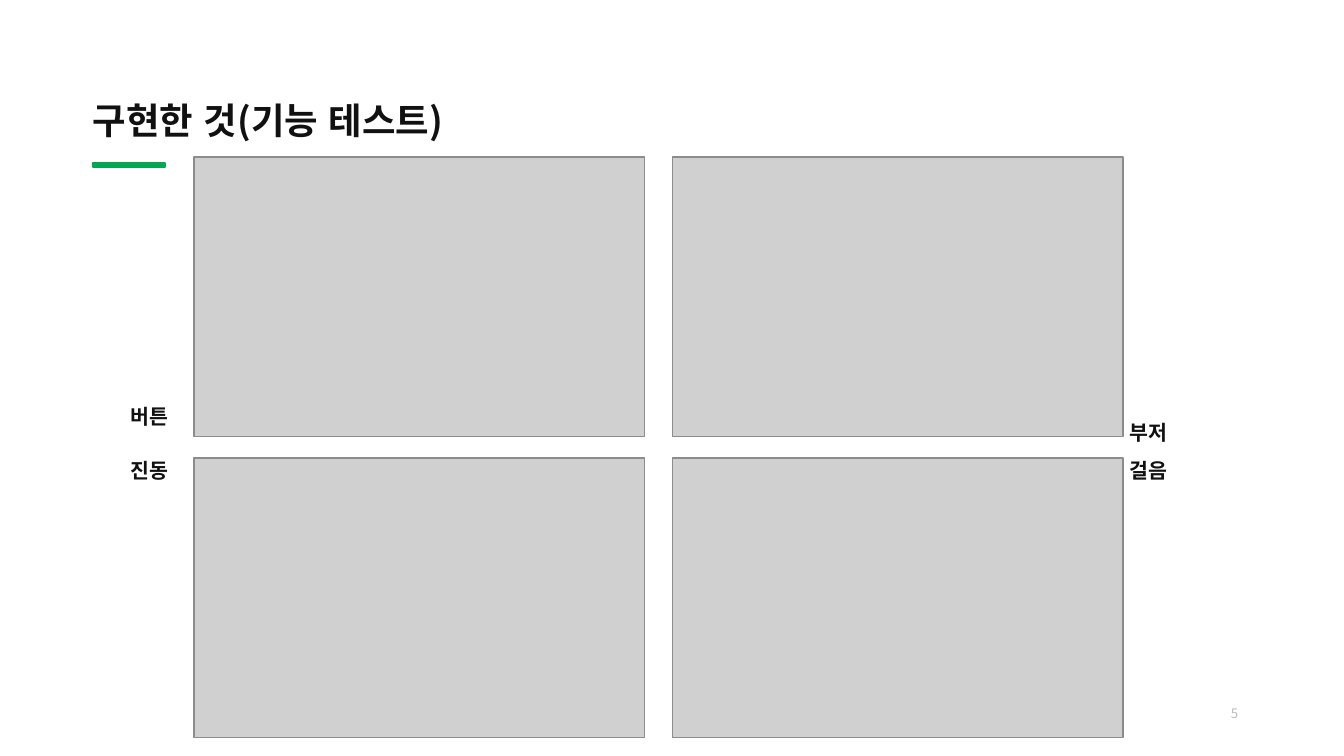
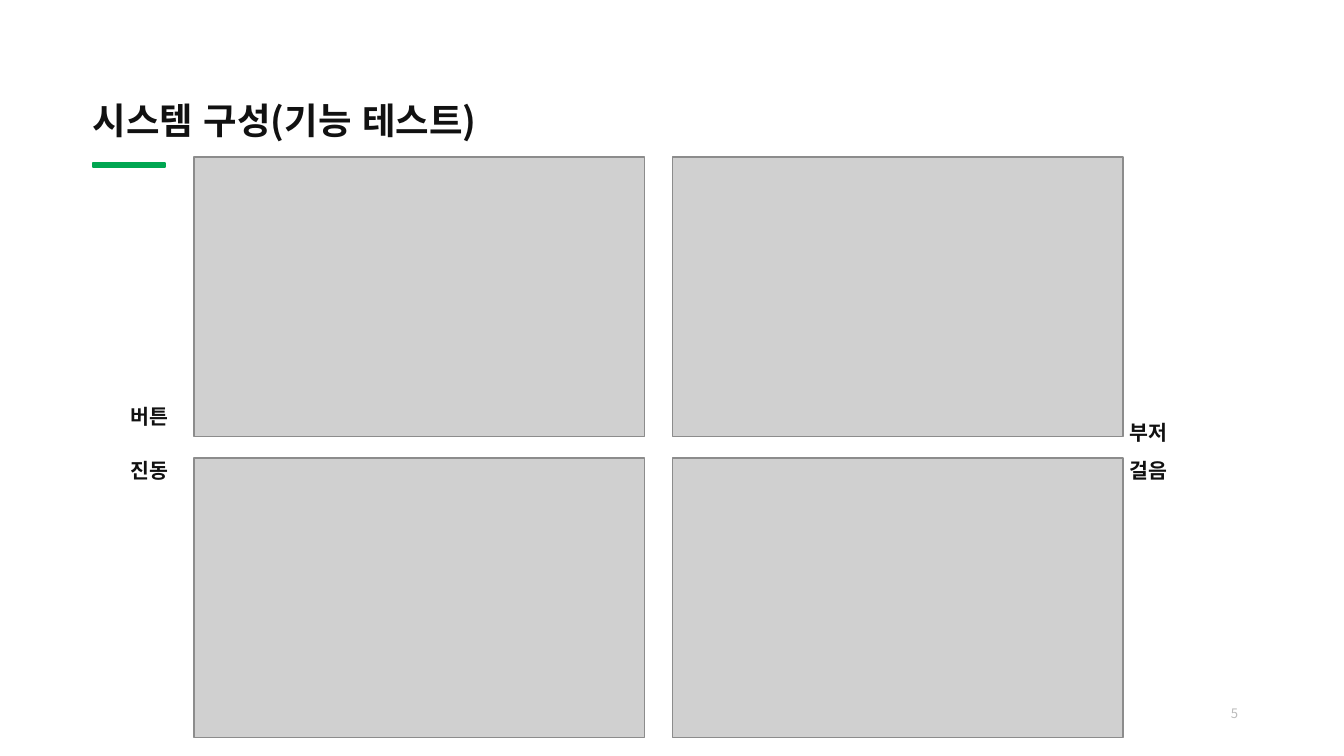
Before and after one commit to bell-ha/fog-cue, a slide deck: slide 5 of 2_중간발표/32203482이종하_개인맞춤형디바이스개발_중간발표.pptx. Drawn at 1344x756 pixels with LibreOffice and Linux fonts; fonts in the diff are those of the drawing; grey boxes stand for pictures. Boxes give left, top, right and bottom in pixels: in the first picture for what was removed or moved away, otherwise in the second. Text is boxed around its words. In the diff, an @@ line names an element or a change of style, - is before the commit and + after.

```diff
--- a/2_중간발표/32203482이종하_개인맞춤형디바이스개발_중간발표.pptx
+++ b/2_중간발표/32203482이종하_개인맞춤형디바이스개발_중간발표.pptx
@@ title at (x1=93, y1=103, x2=477, y2=141): text changed @@
-구현한 것(기능 테스트)
+시스템 구성(기능 테스트)
```
Also in this commit, not shown: 10 other slides changed, 3 other files.
